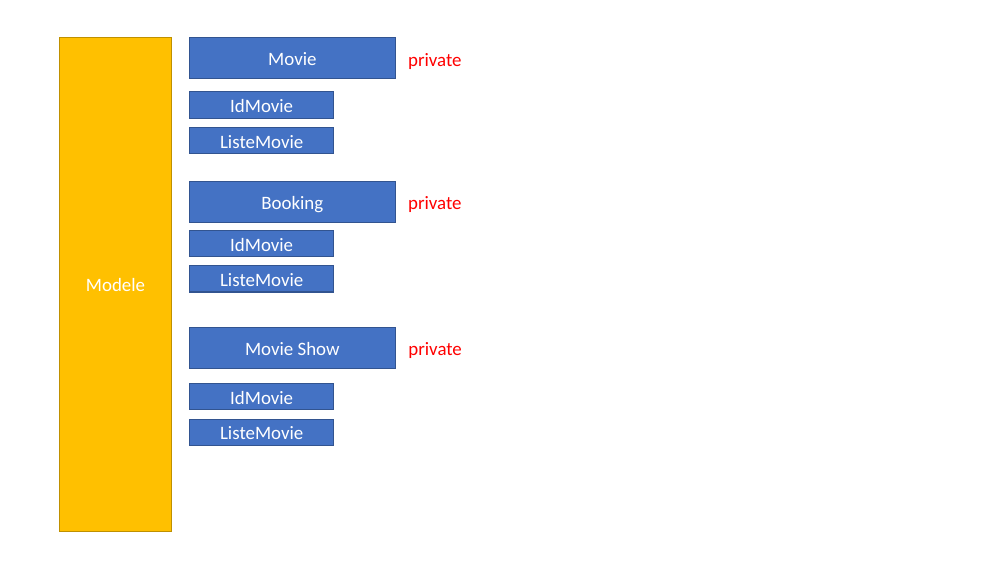
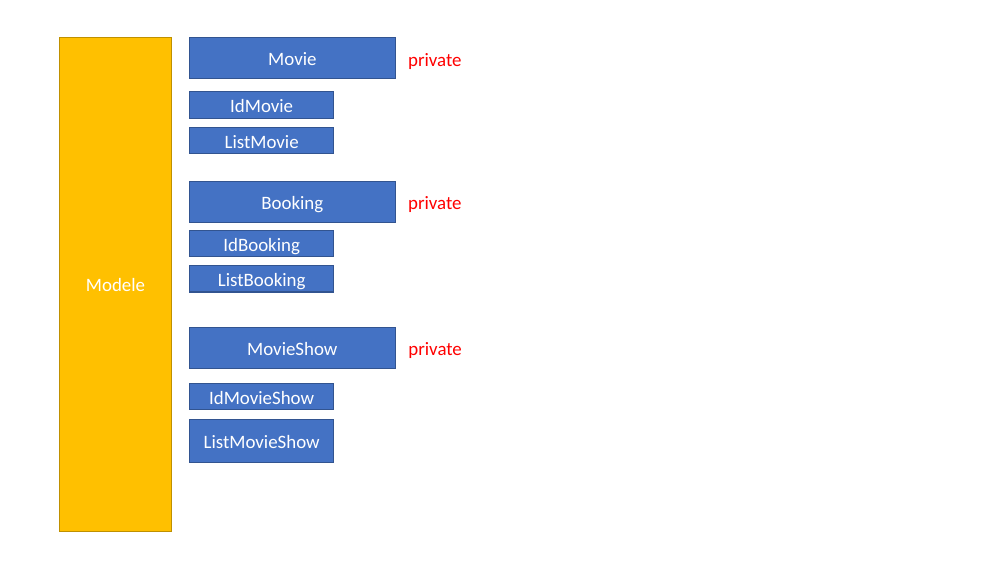
Before and after one commit to tcatonet/AL, a slide deck: slide 12 of projet AL.pptx. Drawn at 1008x567 pixels with LibreOffice and Linux fonts; fonts in the diff are those of the drawing. Boxes give left, top, right and bottom in pixels: in the first picture for what was removed or moved away, otherwise in the second. Text is boxed around its words. In the diff, an @@ line names an element or a change of style, - is before the commit and + after.

```diff
--- a/projet AL.pptx
+++ b/projet AL.pptx
@@ text in rectangle at box(225, 135, 299, 148): text changed @@
-ListeMovie
+ListMovie
@@ text in rectangle at box(223, 238, 300, 254): text changed @@
-IdMovie
+IdBooking
@@ text in rectangle at box(218, 273, 306, 289): text changed @@
-ListeMovie
+ListBooking
@@ text in rectangle at box(247, 342, 337, 355): spaces changed @@
-Movie Show
+MovieShow
@@ rectangle "ListMovieShow": place and size @@
-rectangle "ListMovieShow" at box(190, 419, 334, 445)
+rectangle "ListMovieShow" at box(190, 419, 334, 463)
@@ text in rectangle at box(209, 391, 314, 404): text changed @@
-IdMovie
+IdMovieShow
@@ text in rectangle at box(204, 435, 320, 448): text changed @@
-ListeMovie
+ListMovieShow
```
Also in this commit, not shown: 11 other slides changed, 5 slides added, 1 slide removed, 1 other file.
